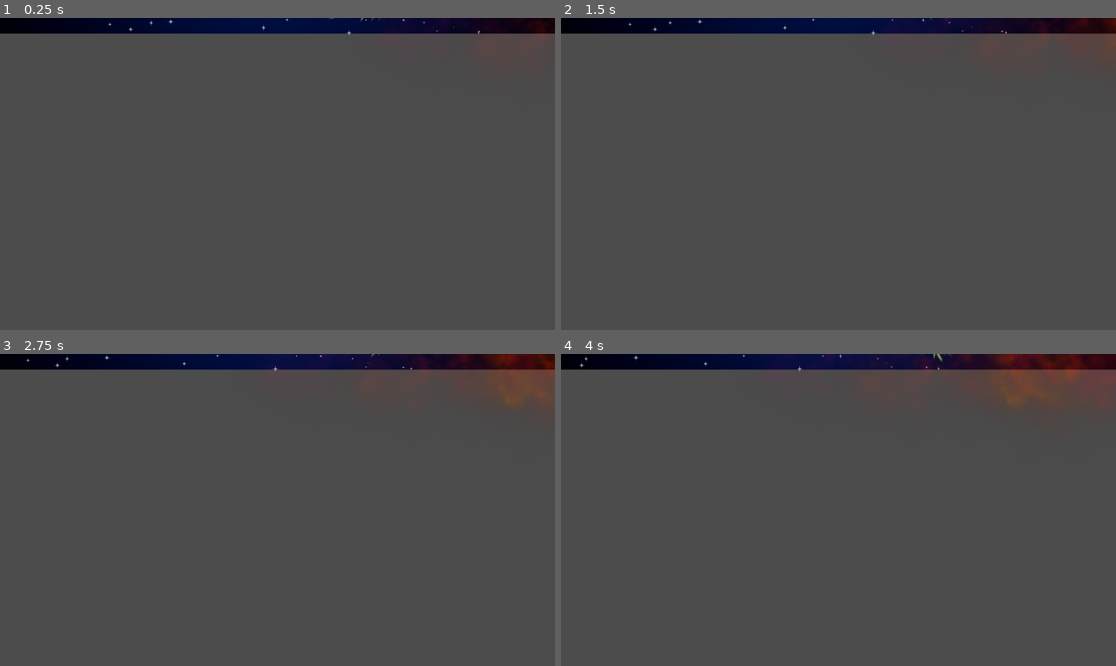
Above: before the commit, frames 1-4 (two rows, left to right).
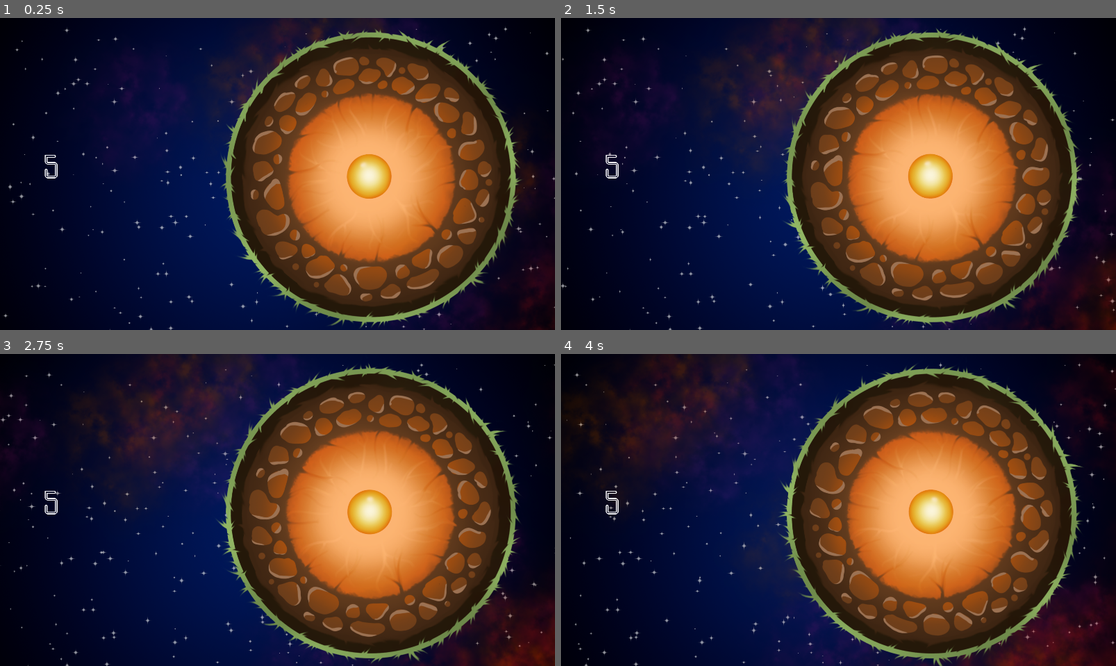
Above: after the commit, the same moments.

Repository: marekk3301/gamejam2023
Game: Godot game, scene res://scenes/gameOver.tscn
Same seed, same stepped clock (60 frames per second), same inputs: the game is played once before the commit and once after it. This scene is started directly instead of the project's main scene.
Inputs:
- Up to frame 1 (0.25 s): no input
- Up to frame 2 (1.5 s): hold Right (ui_right) 0.53-1.28 s; hold E (cut_plant) 0.53-1.28 s; hold Left (ui_left) from 1.28 s (still down); tap Q (plant_seed) at 1.35 s
- Up to frame 3 (2.75 s): release Left (ui_left) at 2.03 s; hold Right (ui_right) from 2.03 s (still down); hold E (cut_plant) from 2.03 s (still down)
- Up to frame 4 (4 s): release E (cut_plant) at 2.78 s; tap Q (plant_seed) at 2.85 s; release Right (ui_right) at 3.53 s; hold Left (ui_left) from 3.53 s (still down); hold E (cut_plant) from 3.53 s (still down)

The runs differ from the first frame. In frame 1, 96% of the frame differs, in the area x 0-100%, y 0-100%; in frame 2, 96%; in frame 3, 97%; in frame 4, 97%.

Commit message:
gameover

Diff:
--- a/scenes/gameOver.tscn
+++ b/scenes/gameOver.tscn
@@ -6,8 +6,19 @@
 [ext_resource path="res://assets/1x/light.png" type="Texture" id=4]
 [ext_resource path="res://assets/1x/Backgorund.png" type="Texture" id=5]
 [ext_resource path="res://scenes/starfield.tscn" type="PackedScene" id=6]
+[ext_resource path="res://assets/fonts/brush in space.ttf" type="DynamicFontData" id=7]
+[ext_resource path="res://scenes/Label.gd" type="Script" id=8]
+
+[sub_resource type="DynamicFont" id=4]
+size = 118
+outline_color = Color( 0.988235, 0.0313726, 0.0313726, 1 )
+font_data = ExtResource( 7 )
+
+[sub_resource type="Theme" id=5]
+default_font = SubResource( 4 )
 
 [node name="Node2D" type="Node2D"]
+position = Vector2( 0, 1061 )
 
 [node name="starfield" parent="." instance=ExtResource( 6 )]
 position = Vector2( 201, -1028 )
@@ -29,3 +40,29 @@
 position = Vector2( 1281, -510 )
 texture = ExtResource( 1 )
 script = ExtResource( 2 )
+
+[node name="CanvasLayer" type="CanvasLayer" parent="."]
+
+[node name="HBoxContainer" type="HBoxContainer" parent="CanvasLayer"]
+anchor_left = 0.581
+anchor_top = 0.5
+anchor_right = 0.581
+anchor_bottom = 0.5
+margin_left = -962.0
+margin_top = -553.0
+margin_right = 958.0
+margin_bottom = 527.0
+grow_horizontal = 2
+grow_vertical = 2
+size_flags_horizontal = 3
+
+[node name="Label2" type="Label" parent="CanvasLayer/HBoxContainer"]
+margin_top = 474.0
+margin_right = 490.0
+margin_bottom = 605.0
+grow_horizontal = 2
+grow_vertical = 2
+theme = SubResource( 5 )
+text = "Game Over"
+uppercase = true
+script = ExtResource( 8 )
--- a/scenes/main.tscn
+++ b/scenes/main.tscn
@@ -141,10 +141,8 @@
 
 [node name="TextureProgress" type="TextureProgress" parent="CanvasLayer/HBoxContainer2"]
 unique_name_in_owner = true
-margin_left = 30.0
-margin_top = -20.0
-margin_right = 679.0
-margin_bottom = 100.0
+margin_right = 283.0
+margin_bottom = 122.0
 texture_under = ExtResource( 22 )
 texture_over = ExtResource( 23 )
 texture_progress = ExtResource( 21 )
Not shown: 1 places in scenes/gameOver.tscn that only renumber resources
Not shown: 1 places in scenes/main.tscn that only renumber resources
